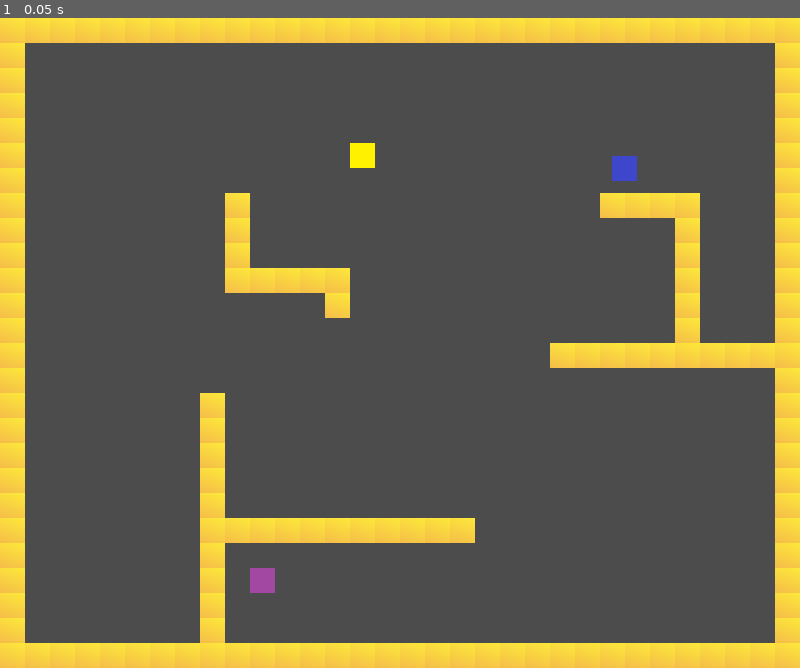
Above: before the commit, frame 1.
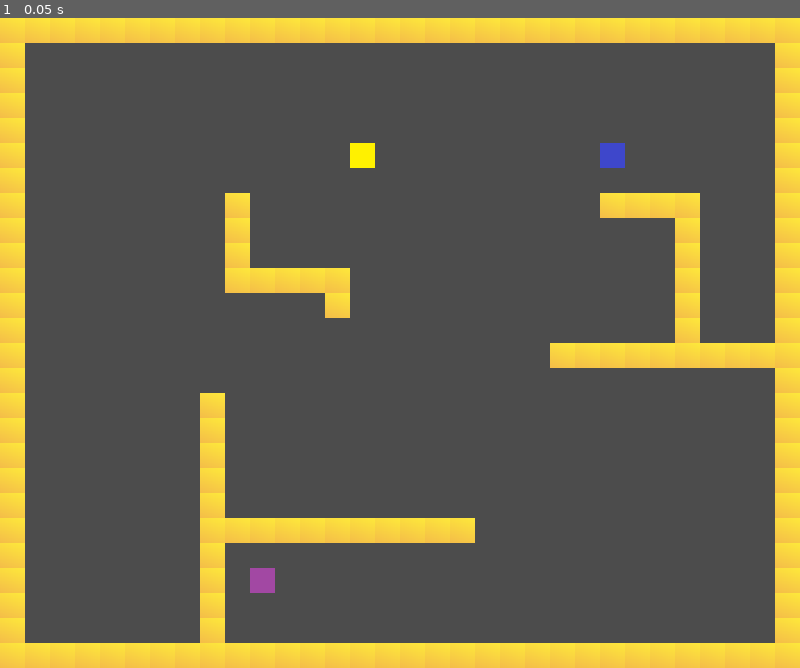
Above: after the commit, the same moment.

Repository: JacobBas/gmtk2021-godot
Game: Godot game, scene res://refactorme/SandboxLevel.tscn
The game is run twice, just before and just after one commit, with the same random seed, the same clock (stepped at 60 frames per second) and the same inputs.
Inputs:
- Up to frame 1 (0.05 s): no input

The runs differ from the first frame. In frame 1, 0.2% of the frame differs, in the area x 75-80%, y 19-26%.

Commit message:
making changes

Diff:
--- a/refactorme/Conjoined_Player.gd
+++ b/refactorme/Conjoined_Player.gd
@@ -32,10 +32,13 @@
 
 # Called when the node enters the scene tree for the first time.
 func _ready():
-	position = position.snapped(Vector2.ONE * tile_size)
-	#position += Vector2.ONE * tile_size/2
+	pass
 
 func _unhandled_input(event):
+	walls = self.get_parent().get_node("Walls").get_used_cells()
+	for item in walls:
+		if position == item:
+			print(item)
 
 	# checking the rotational movements
 	for dir in inputs_rotate.keys():
@@ -44,9 +47,7 @@
 			print(last_press)
 			if inputs_rotate[dir][0] == last_press:
 				last_press = ""
-				print("here")
 				rotation_degrees += inputs_rotate[dir][1]
-				print("moved: " + str(position))
 				return null
 
 	# checking the reflectional movements
@@ -61,7 +62,6 @@
 					scale.y = scale.y * inputs_reflect[dir][1]
 				else:
 					scale.x = scale.x * inputs_reflect[dir][1]
-				print("moved: " + str(position))
 				return null
 
 	# checking the translational movements
@@ -72,11 +72,6 @@
 			if inputs_trans[dir][0] == last_press:
 				last_press = ""
 				position += inputs_trans[dir][1] * tile_size
-				print("moved: " + str(position))
-				walls = self.get_parent().get_node("Walls").get_used_cells()
-				for index in walls:
-					print(index)
-				print(get_overlapping_areas())
 				return null
 			else:
 				last_press = dir
